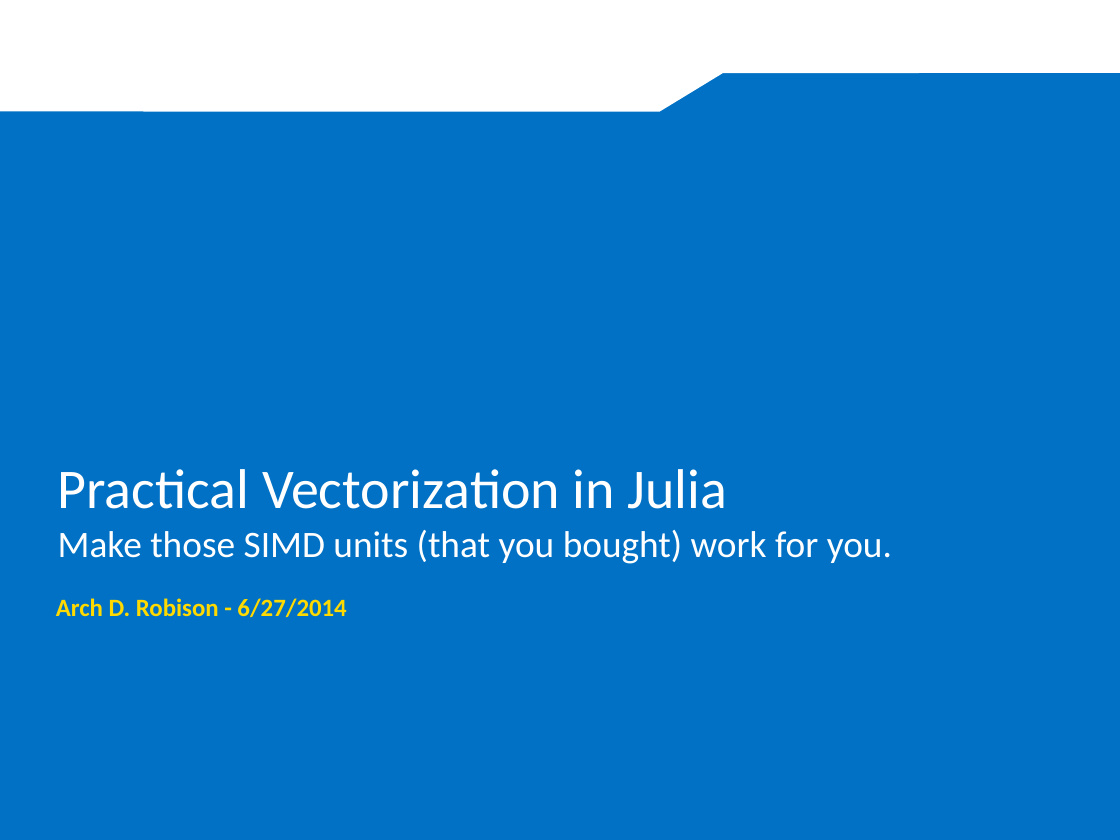
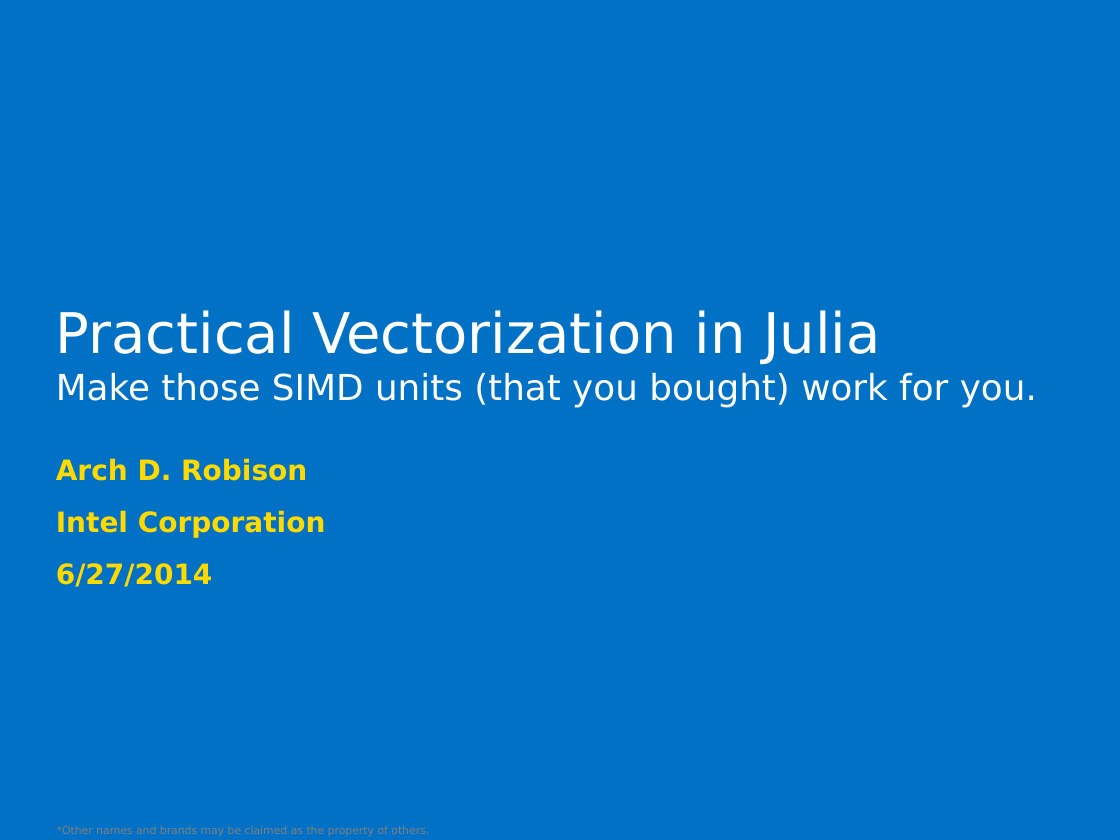
Before and after one commit to JuliaCon/presentations, a slide deck: slide 1 of Vectorization/Vectorization2014.pptx. Drawn at 1120x840 pixels with LibreOffice and Linux fonts; fonts in the diff are those of the drawing; background and template pictures are left out. Boxes give left, top, right and bottom in pixels: in the first picture for what was removed or moved away, otherwise in the second. Text is boxed around its words. In the diff, an @@ line names an element or a change of style, - is before the commit and + after.

```diff
--- a/Vectorization/Vectorization2014.pptx
+++ b/Vectorization/Vectorization2014.pptx
@@ freeform shape removed at (0, 0, 1120, 112) @@
@@ title "Practical Vectorization in Julia Make ...": place and size @@
-title "Practical Vectorization in Julia Make ..." at (58, 469, 892, 564)
+title "Practical Vectorization in Julia Make ..." at (56, 310, 1037, 408)
@@ title "Practical Vectorization in Julia Make ..." at (56, 310, 1037, 408): size 24 to 23 pt in "Make those SIMD units (that you bought) ..."; font Calibri to DejaVu Sans @@
@@ text at (56, 458, 326, 587): text changed; size 16 to 18 pt; font Calibri to DejaVu Sans @@
-Arch D. Robison - 6/27/2014
+Arch D. Robison
+Intel Corporation
+6/27/2014
@@ text added at (57, 826, 429, 836), 7 pt, text #808080 @@
+*Other names and brands may be claimed as the property of others.
```
Also in this commit, not shown: 30 other slides changed, 1 slide added, 1 slide removed, 1 other file.
